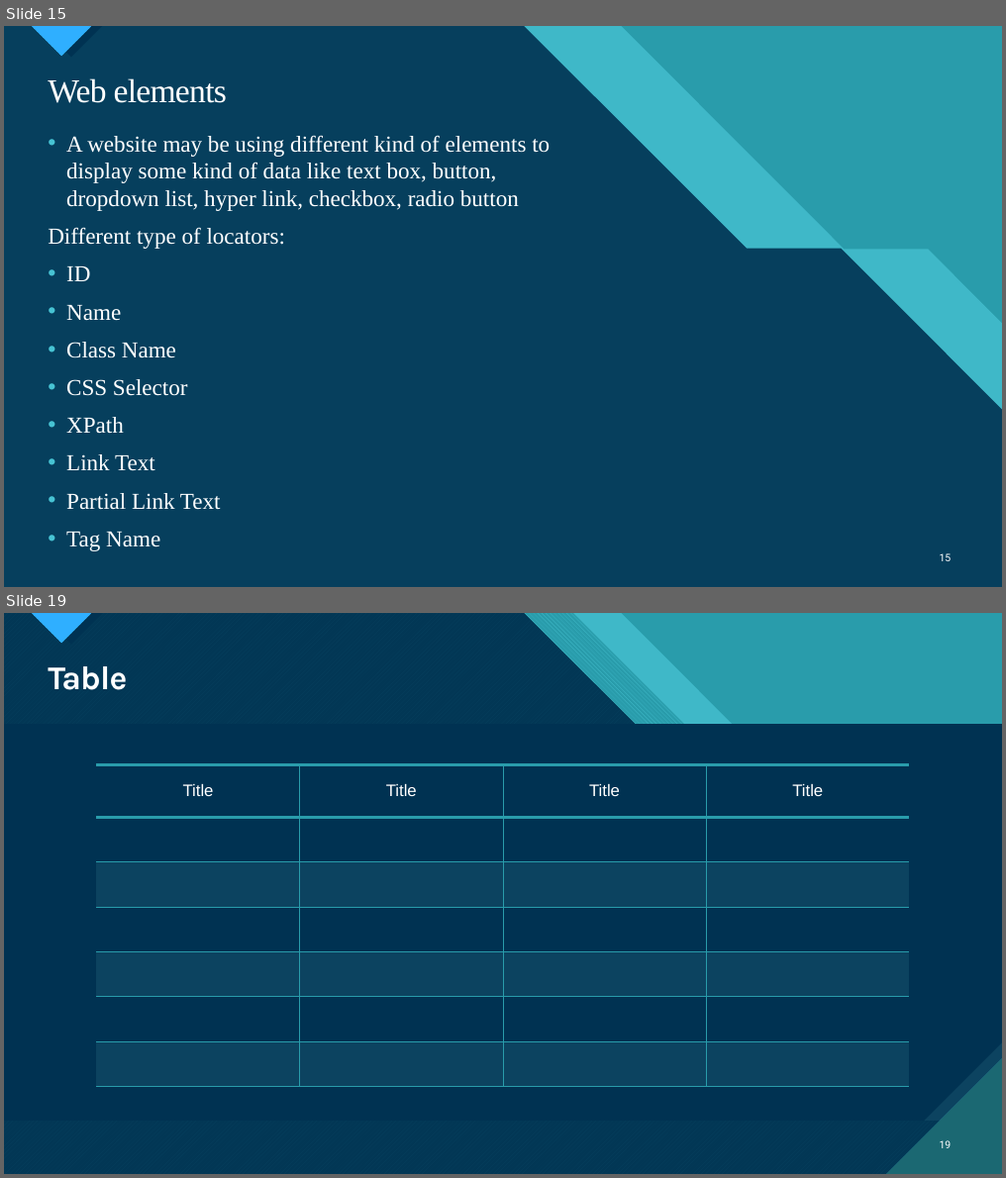
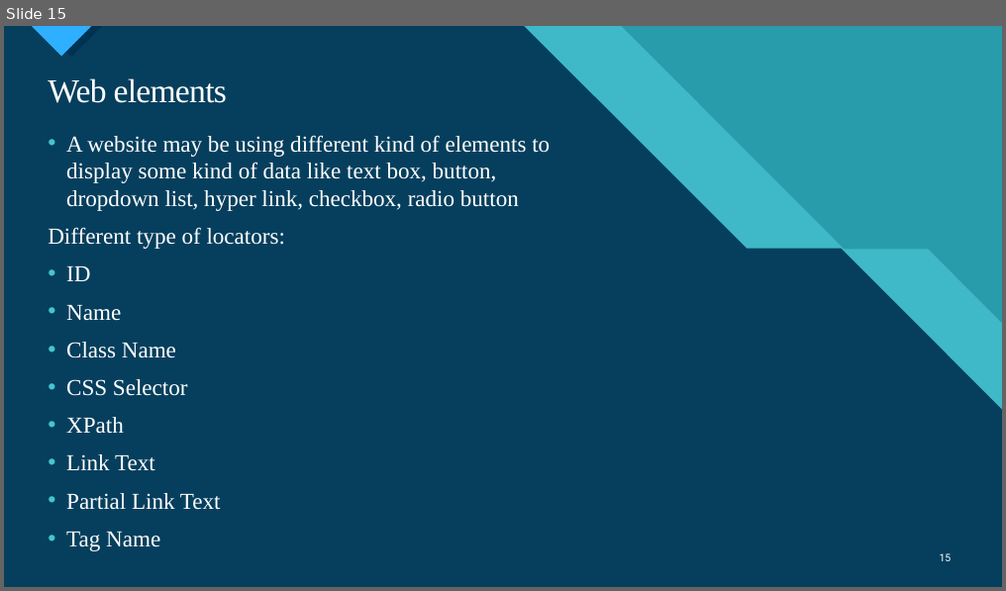
Before and after one commit to ngohungphuc/Presentation, a slide deck: Selenium/Specflow/Web Automation Test with Specflow.pptx. Shown one above the other, each under a label of ours: slides 15 and 19 before the commit, slide 15 after it; the slides between them are not shown. The pictures are 1006x1178 and 1006x591 pixels, drawn with LibreOffice and Linux fonts; fonts in the diff are those of the drawing. Boxes give left, top, right and bottom in pixels: in the first picture for what was removed or moved away, otherwise in the second. Text is boxed around its words. In the diff, an @@ line names an element or a change of style, - is before the commit and + after.

```diff
--- a/Selenium/Specflow/Web Automation Test with Specflow.pptx
+++ b/Selenium/Specflow/Web Automation Test with Specflow.pptx
@@ slide 19 removed at [4,613,1002,1174], background #47C3D3; not listed: 17 template elements that a slide beside it also shows @@
@@ freeform shape removed at [4,613,1002,1174] @@
@@ title removed at [48,666,127,690] @@
-Table
@@ table removed at [97,765,912,1087], 7 rows, 4 columns @@
-Title | Title | Title | Title
- |  |  | 
- |  |  | 
- |  |  | 
- |  |  | 
- |  |  | 
- |  |  | 
@@ page number removed at [940,1141,951,1149] @@
-19
```
Also in this commit, not shown: 2 slides added, 8 other slides removed.
